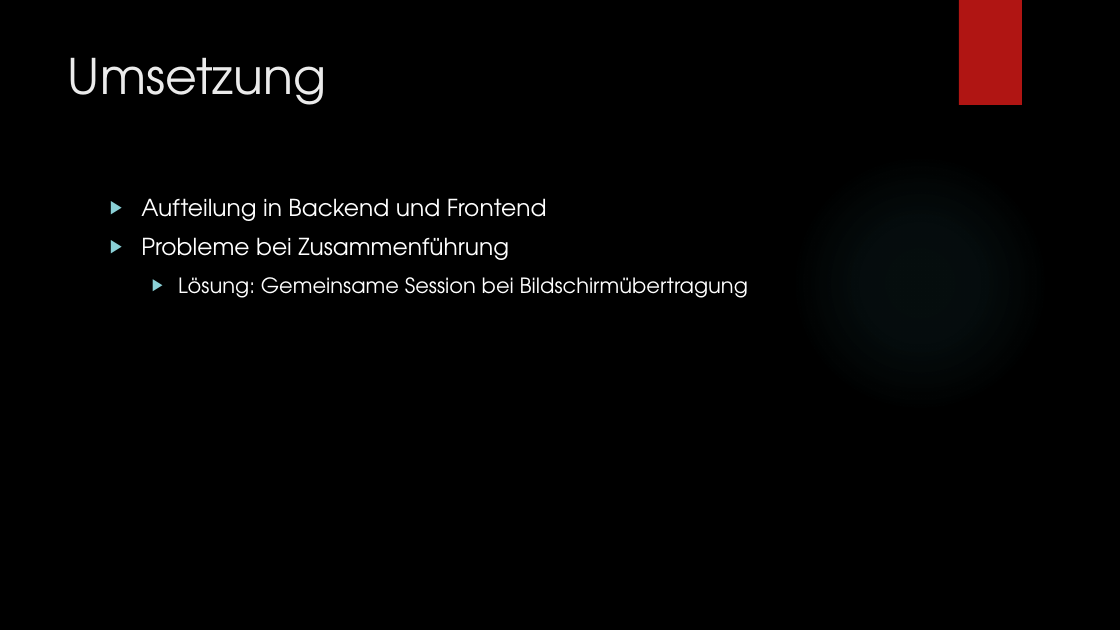
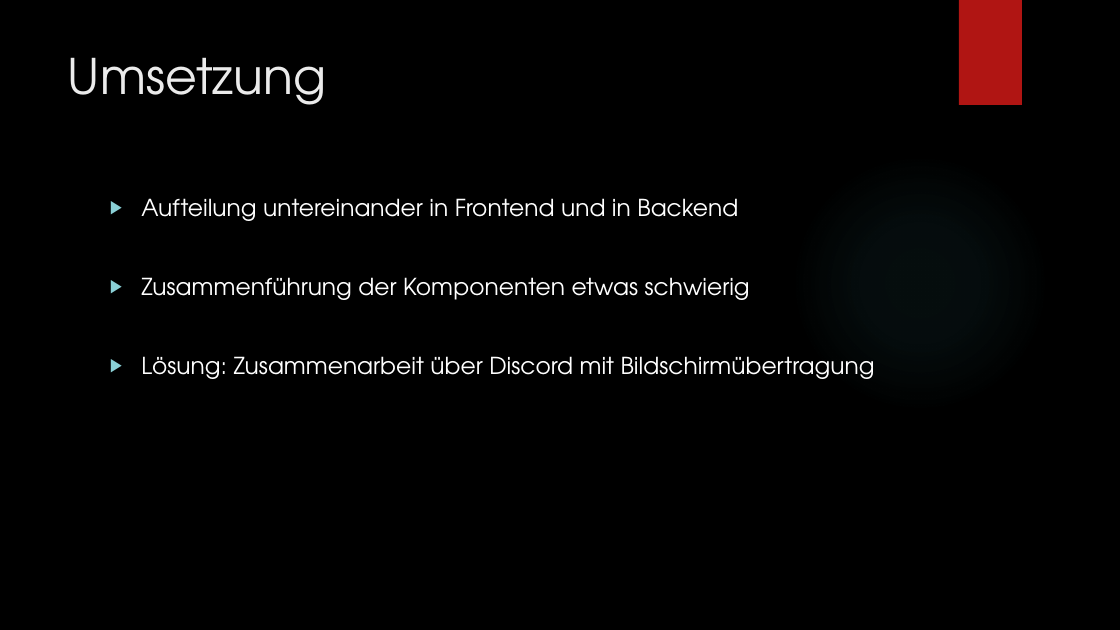
Before and after one commit to der10pm/gca, a slide deck: slide 18 of GCA_Abschlusspraesi_Szablewski_Linnenbaum.pptx (slide 11 before the commit). Drawn at 1120x630 pixels with LibreOffice and Linux fonts; fonts in the diff are those of the drawing; background and template pictures are left out. Boxes give left, top, right and bottom in pixels: in the first picture for what was removed or moved away, otherwise in the second. Text is boxed around its words. In the diff, an @@ line names an element or a change of style, - is before the commit and + after.

Commit message:
final Präsentation

```diff
--- a/GCA_Abschlusspraesi_Szablewski_Linnenbaum.pptx
+++ b/GCA_Abschlusspraesi_Szablewski_Linnenbaum.pptx
@@ text at (x1=141, y1=198, x2=875, y2=379): text changed @@
-▶ Aufteilung in Backend und Frontend
-▶ Probleme bei Zusammenführung
-  ▶ Lösung: Gemeinsame Session bei Bildschirmübertragung
+▶ Aufteilung untereinander in Frontend und in Backend
+▶ Zusammenführung der Komponenten etwas schwierig
+▶ Lösung: Zusammenarbeit über Discord mit Bildschirmübertragung
```
Also in this commit, not shown: 5 other slides changed, 16 slides added, 5 slides removed.
